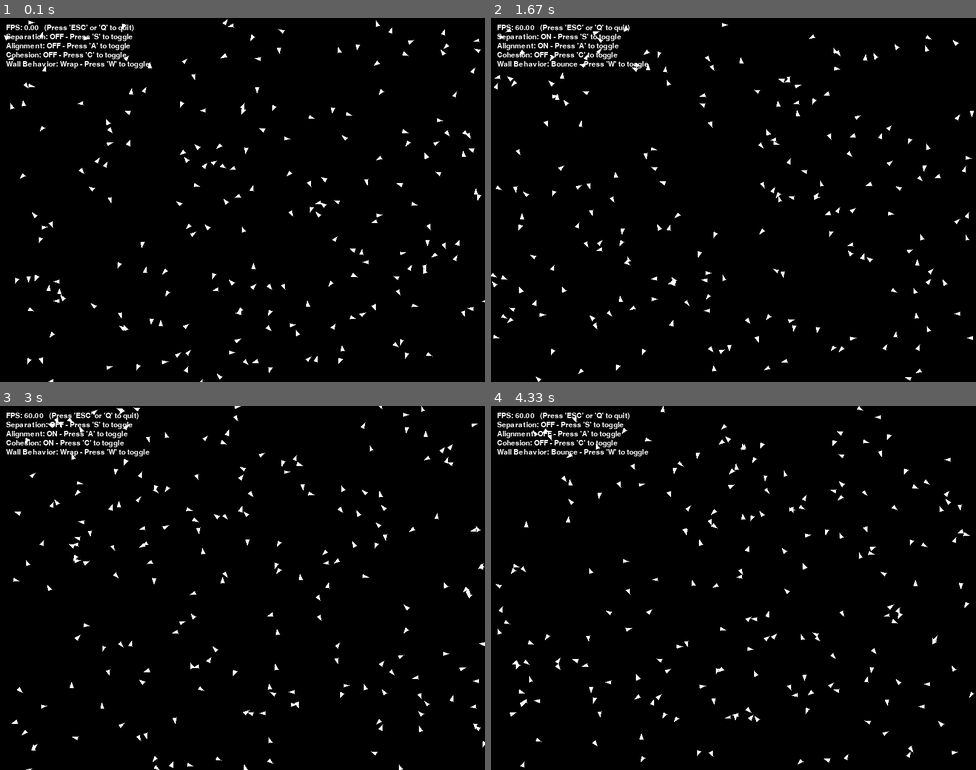
Above: before the commit, frames 1-4 (two rows, left to right).
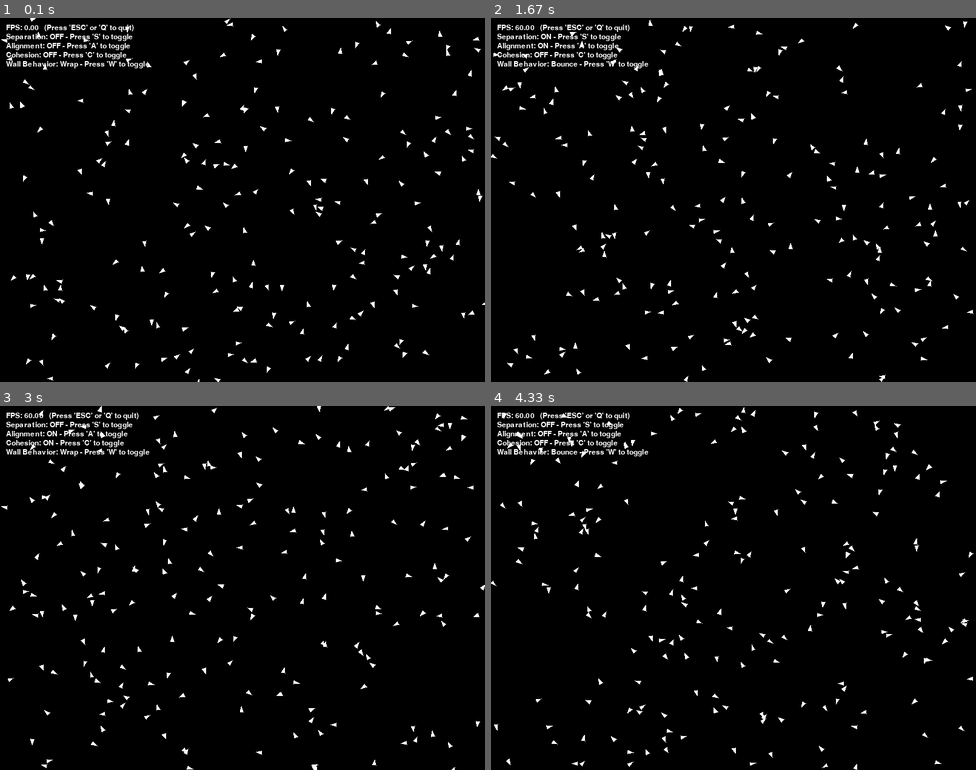
Above: after the commit, the same moments.

Repository: vtxsl/lab8-pygame
Game: pygame game, started from boids_exam.py
Same seed, same stepped clock (60 frames per second), same inputs: the game is played once before the commit and once after it.
Inputs:
- Up to frame 1 (0.1 s): no input
- Up to frame 2 (1.67 s): hold W 0.33-0.8 s; hold A 0.83-1.37 s; hold S from 1.4 s (still down)
- Up to frame 3 (3 s): release S at 1.7 s; hold A 1.73-2.13 s; tap C at 1.88 s; hold W 2.17-2.53 s; hold S 2.57-2.93 s; hold A from 2.97 s (still down)
- Up to frame 4 (4.33 s): tap C at 3.12 s; release A at 3.43 s; hold W 3.47-3.77 s; hold A from 3.8 s (still down)

The runs differ from the first frame. In frame 1, 2.0% of the frame differs, in the area x 0-100%, y 0-100%; in frame 2, 2.9%; in frame 3, 2.9%; in frame 4, 3.0%.

Commit message:
exam: q11 - boids: random steer

Diff:
--- a/boids_exam.py
+++ b/boids_exam.py
@@ -53,7 +53,14 @@
 
     # TODO: Implement speed clamping to ensure boids don't exceed max speed
     def _clampSpeed(self) -> None:
-        pass
+        speed = math.hypot(self.vx, self.vy)
+
+        if speed > config.BOID_SPEED_MAX:
+            self.vx *= config.BOID_SPEED_MAX / speed
+            self.vy *= config.BOID_SPEED_MAX / speed
+        elif speed < config.BOID_SPEED_MIN and speed > 0:
+            self.vx *= config.BOID_SPEED_MIN / speed
+            self.vy *= config.BOID_SPEED_MIN / speed
 
     # TODO: Implement Screen Wrapping
     # Screen wrapping: if a boid goes off one edge of the screen,
@@ -77,7 +84,10 @@
     # TODO: Implement Random Steering of the velocity vector to create more natural movement
     def _random_steer(self, spread: float = 0.2) -> None:
         # # Randomly steer a bit to create more natural movement
-        pass
+        self.vx += random.uniform(-spread, spread) * self.speed
+        self.vy += random.uniform(-spread, spread) * self.speed
+
+        self._clampSpeed()
 
 
     # TODO: Implement the three main boid behaviors: separation, alignment, and cohesion
